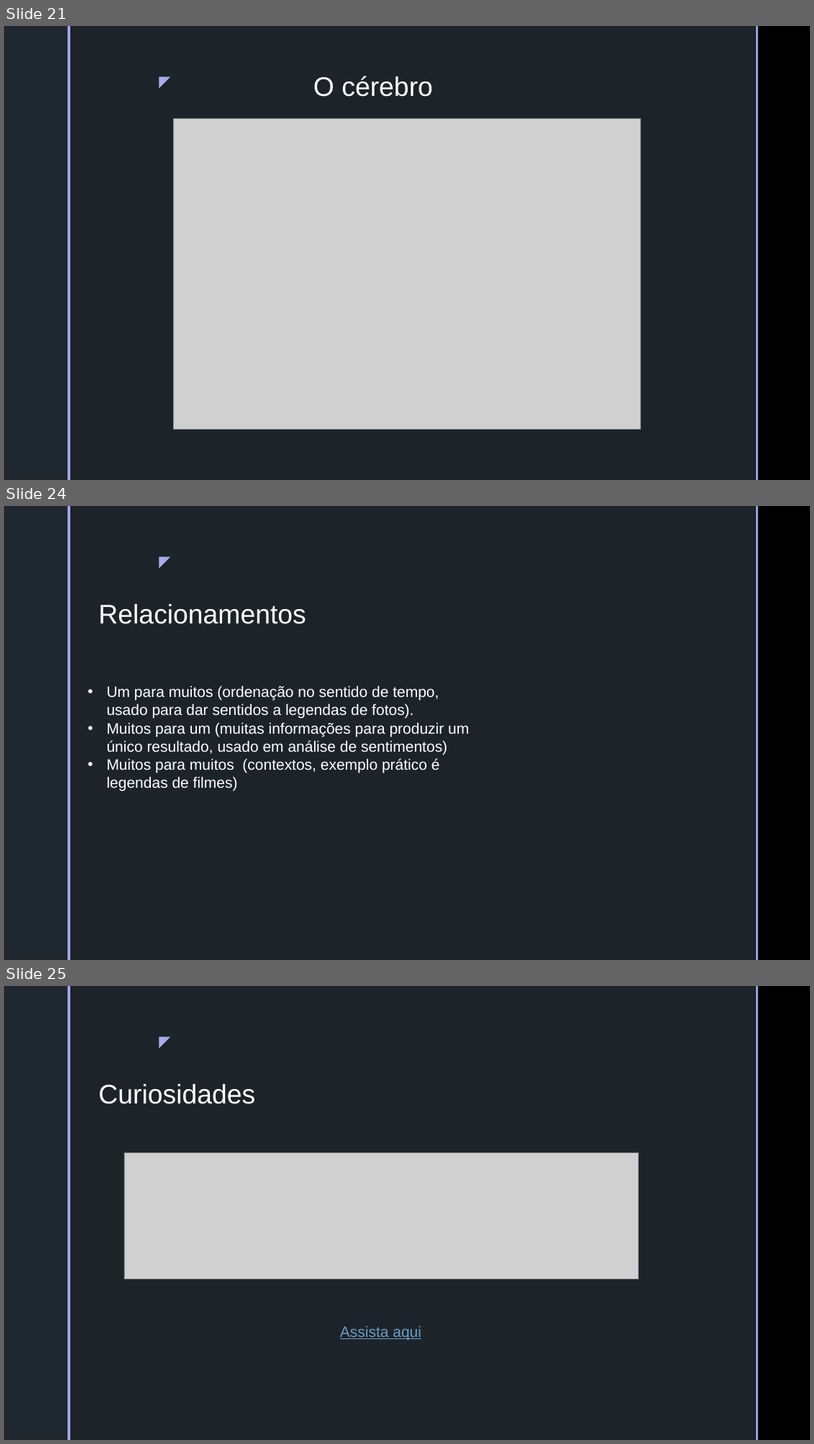
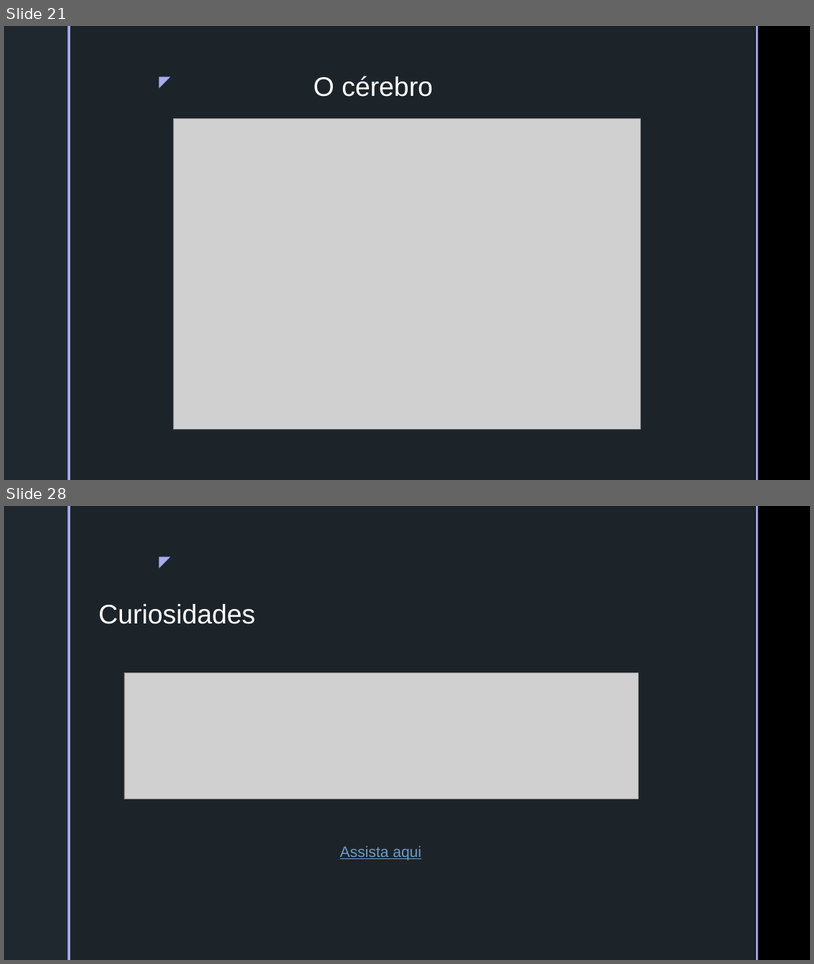
Before and after one commit to batestin1/coding_the_future_dio_prevendo_acoes_com_redes_neurais, a slide deck: materiais/redes_neurais_dio.pptx. Shown one above the other, each under a label of ours: slides 21, 24 and 25 before the commit, slides 21 and 28 after it; the slides between them are not shown. The pictures are 814x1444 and 814x964 pixels, drawn with LibreOffice and Linux fonts; fonts in the diff are those of the drawing; grey boxes stand for pictures; background and template pictures are left out. Boxes give left, top, right and bottom in pixels: in the first picture for what was removed or moved away, otherwise in the second. Text is boxed around its words. In the diff, an @@ line names an element or a change of style, - is before the commit and + after.

```diff
--- a/materiais/redes_neurais_dio.pptx
+++ b/materiais/redes_neurais_dio.pptx
@@ slide 24 removed at box(4, 506, 810, 960), background picture (left out); not listed: 5 template elements that a slide beside it also shows @@
@@ text removed at box(98, 604, 306, 624) @@
-Relacionamentos
@@ text removed at box(107, 685, 469, 791) @@
-• Um para muitos (ordenação no sentido de tempo, usado para dar sentidos a legendas de fotos).
-• Muitos para um (muitas informações para produzir um único resultado, usado em análise de sentimentos)
-• Muitos para muitos (contextos, exemplo prático é legendas de filmes)
@@ what was slide 25 is now slide 28 @@
```
Also in this commit, not shown: 3 slides changed, 7 slides added, 3 other slides removed.
